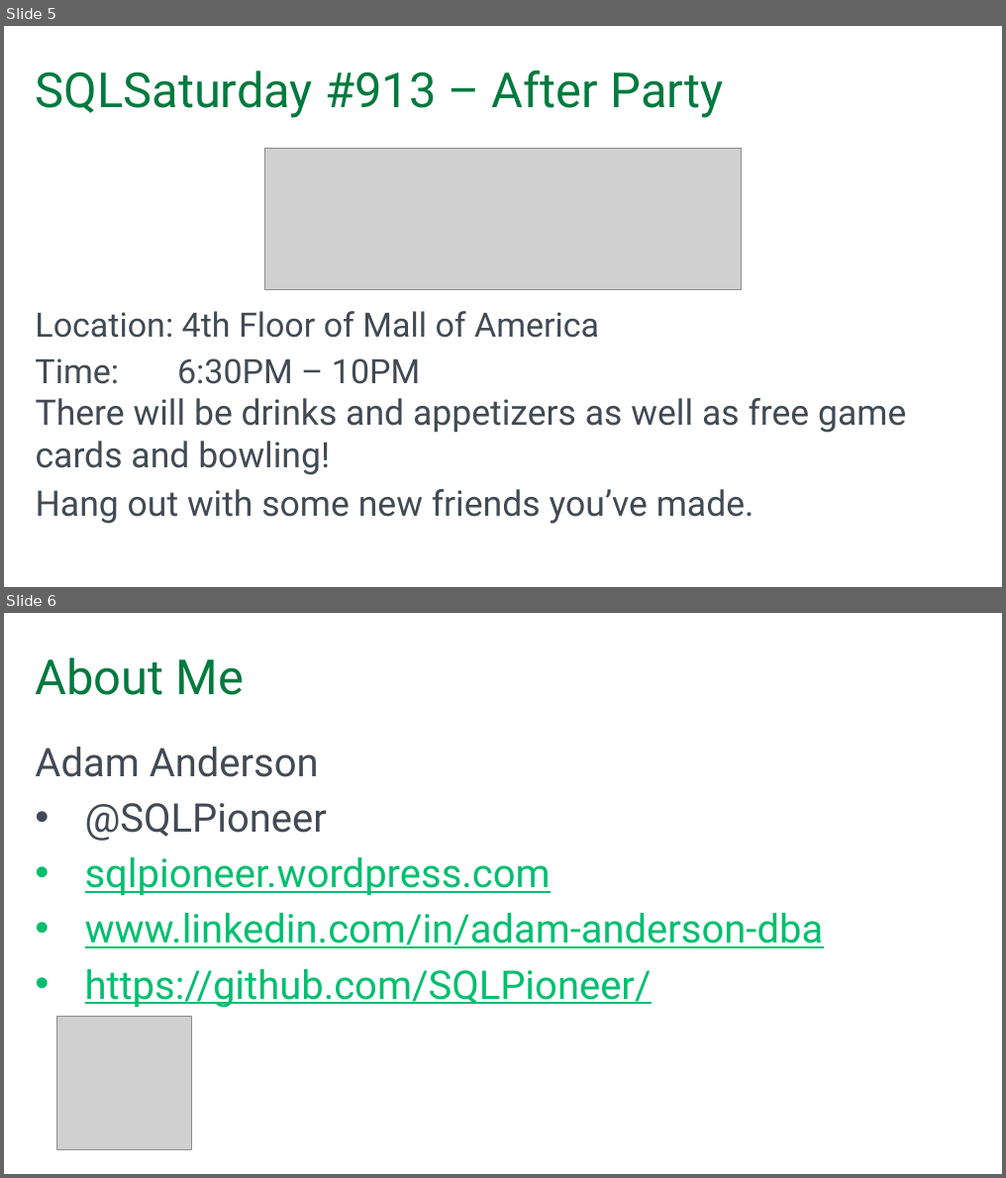
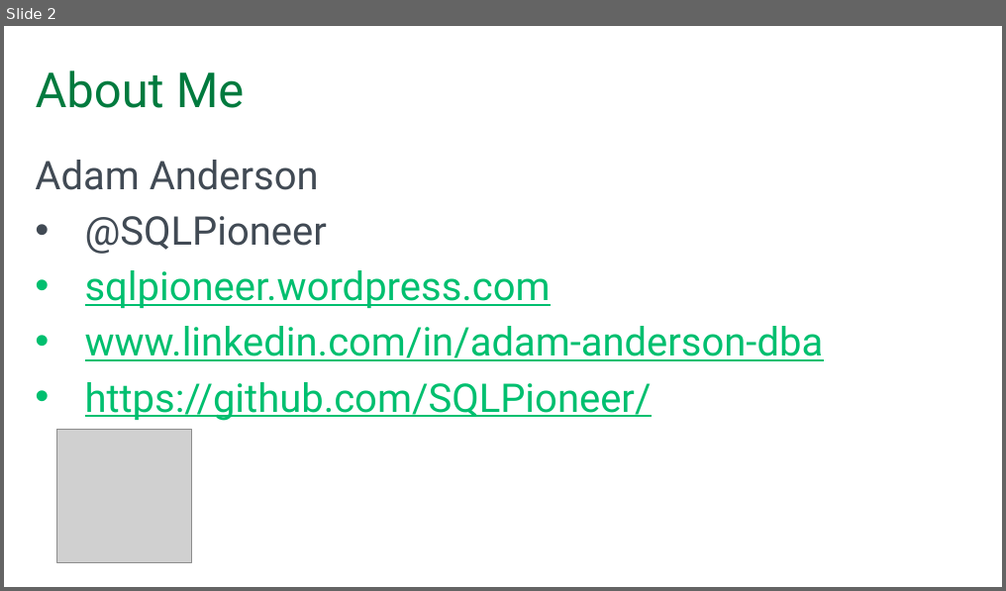
Before and after one commit to SQLPioneer/Presentations, a slide deck: Automation/EnvironmentAutomation.pptx. Shown one above the other, each under a label of ours: slides 5 and 6 before the commit, slide 2 after it. The pictures are 1006x1178 and 1006x591 pixels, drawn with LibreOffice and Linux fonts; fonts in the diff are those of the drawing; grey boxes stand for pictures; background and template pictures are left out. Boxes give left, top, right and bottom in pixels: in the first picture for what was removed or moved away, otherwise in the second. Text is boxed around its words. In the diff, an @@ line names an element or a change of style, - is before the commit and + after.

```diff
--- a/Automation/EnvironmentAutomation.pptx
+++ b/Automation/EnvironmentAutomation.pptx
@@ slide 5 removed at box(4, 26, 1002, 587), background #FFFFFF @@
@@ title removed at box(36, 71, 723, 118) @@
-SQLSaturday #913 – After Party
@@ picture removed at box(264, 148, 742, 289) @@
@@ text removed at box(35, 311, 599, 384) @@
-Location: 4th Floor of Mall of America
-Time: 6:30PM – 10PM
@@ text removed at box(36, 398, 906, 524) @@
-There will be drinks and appetizers as well as free game cards and bowling!
-Hang out with some new friends you’ve made.
@@ what was slide 6 is now slide 2 @@
```
Also in this commit, not shown: 7 slides changed, 8 other slides removed.
